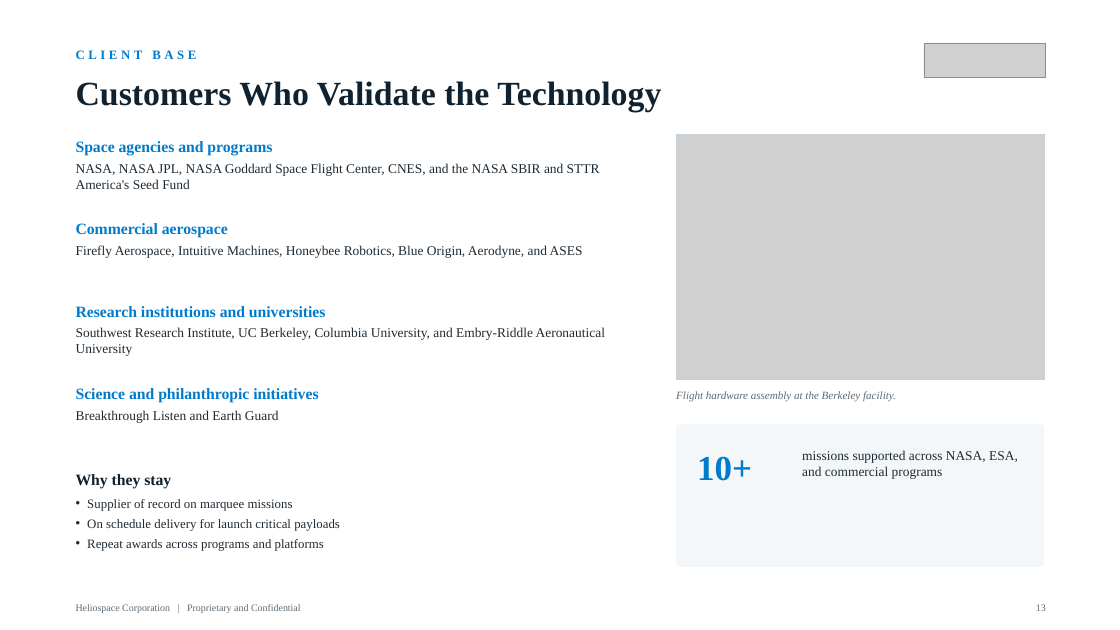
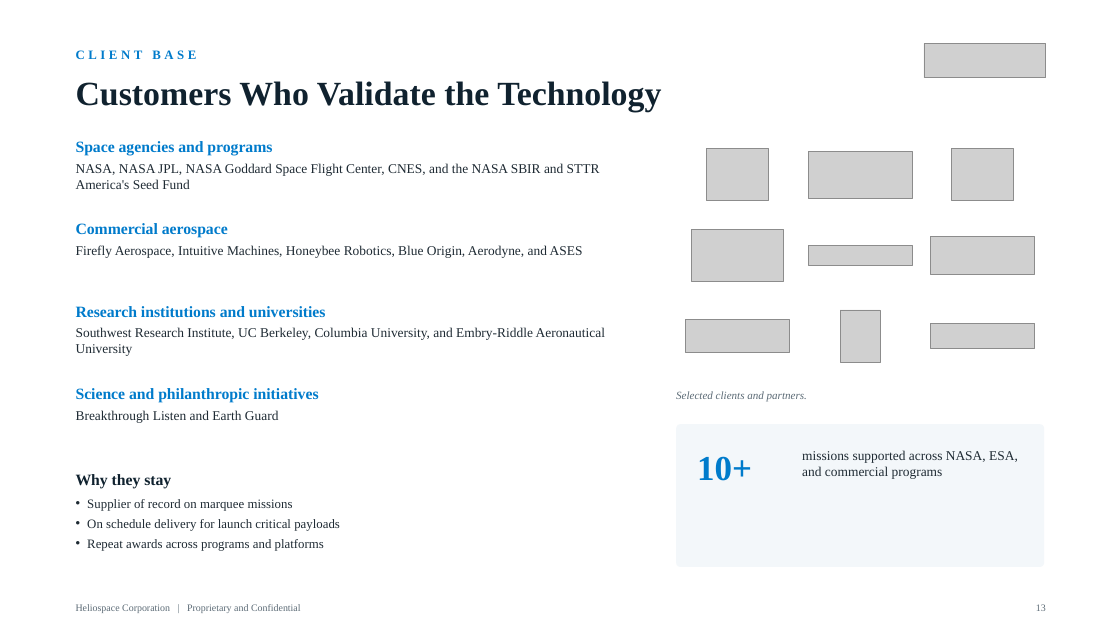
Before and after one commit to anthonyleedu/anthonyleedu, a slide deck: slide 13 of Heliospace_Investor_Overview.pptx. Drawn at 1120x630 pixels with LibreOffice and Linux fonts; fonts in the diff are those of the drawing; grey boxes stand for pictures. Boxes give left, top, right and bottom in pixels: in the first picture for what was removed or moved away, otherwise in the second. Text is boxed around its words. In the diff, an @@ line names an element or a change of style, - is before the commit and + after.

```diff
--- a/Heliospace_Investor_Overview.pptx
+++ b/Heliospace_Investor_Overview.pptx
@@ picture removed at (676,134,1044,380) @@
@@ rectangle removed at (676,134,1044,380) @@
@@ picture added at (707,149,769,201) @@
@@ picture added at (952,149,1014,201) @@
@@ picture added at (808,151,912,198) @@
@@ picture added at (691,229,783,281) @@
@@ picture added at (931,236,1035,274) @@
@@ picture added at (808,245,912,265) @@
@@ picture added at (686,319,790,352) @@
@@ picture added at (840,310,881,362) @@
@@ picture added at (931,323,1035,349) @@
@@ text at (676,391,807,401): text changed @@
-Flight hardware assembly at the Berkeley facility.
+Selected clients and partners.
```
